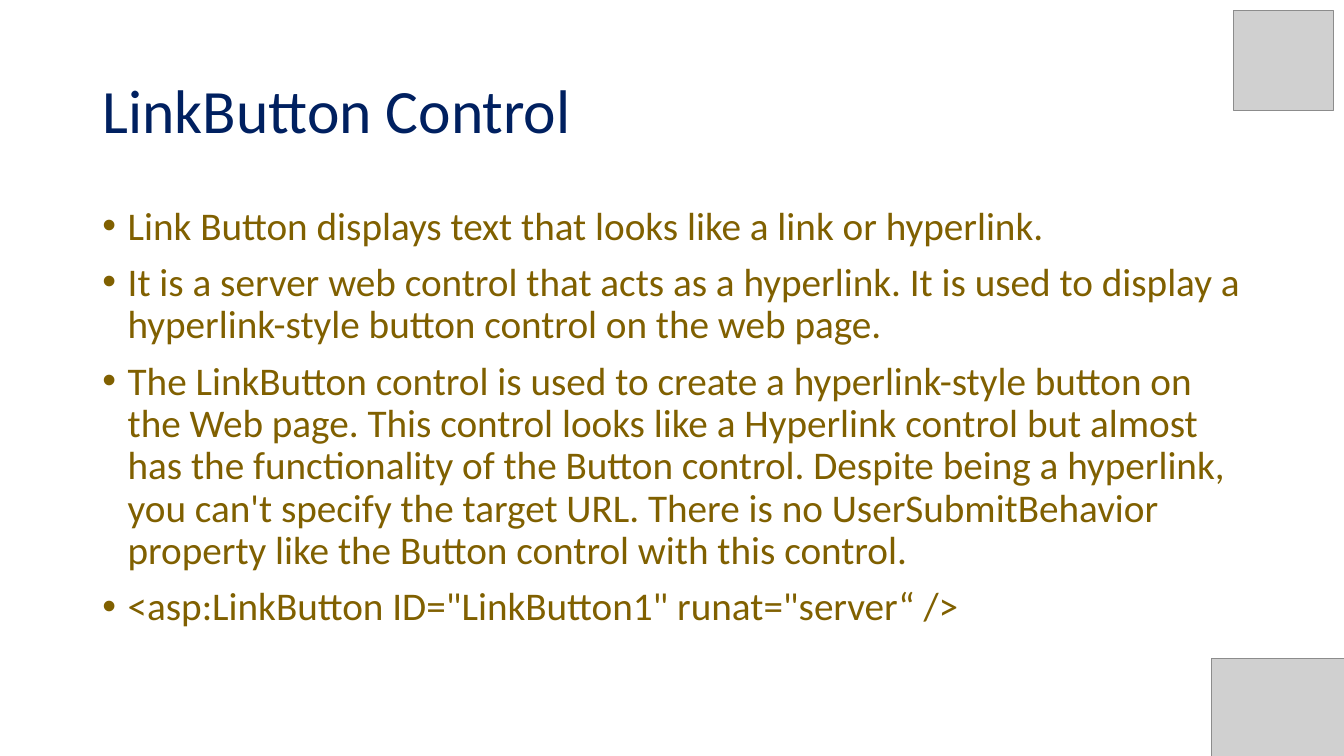
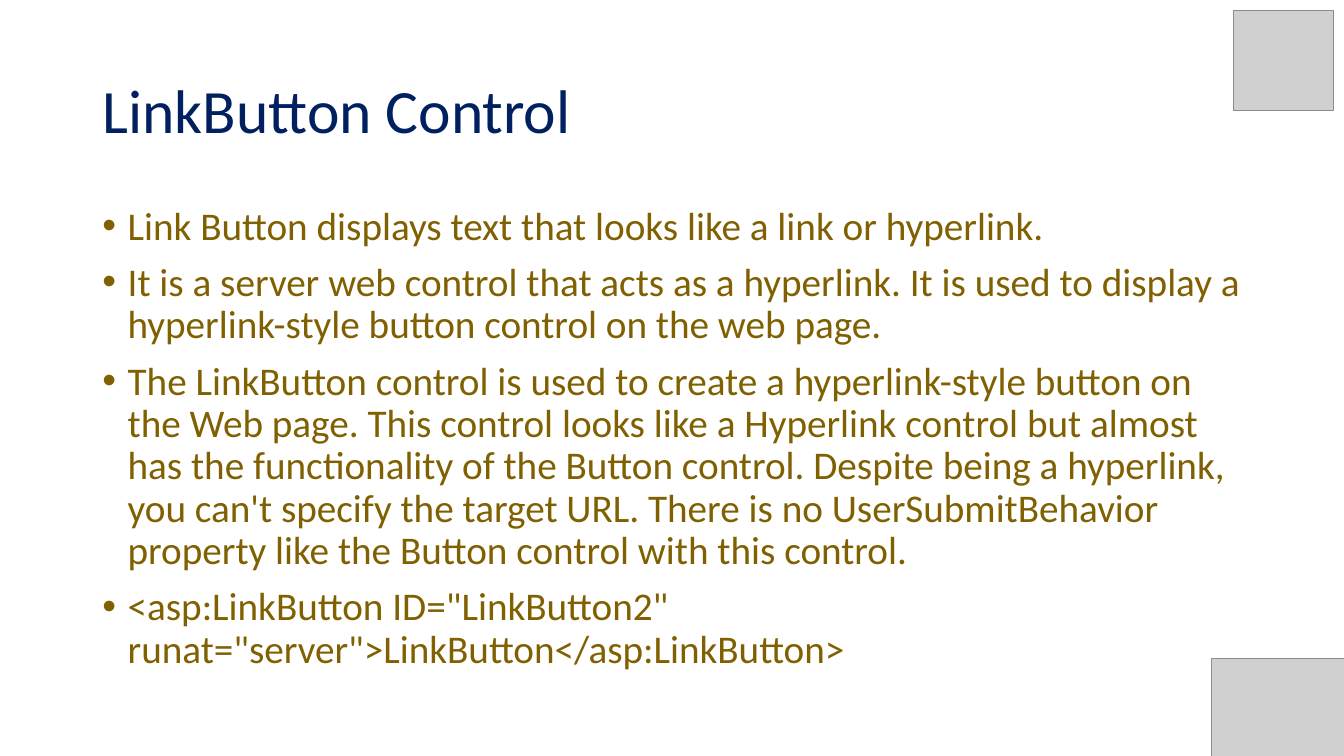
Before and after one commit to dpgohel/dpgohel.github.io, a slide deck: slide 5 of asp/unit-2/2_button.pptx. Drawn at 1344x756 pixels with LibreOffice and Linux fonts; fonts in the diff are those of the drawing; grey boxes stand for pictures. Boxes give left, top, right and bottom in pixels: in the first picture for what was removed or moved away, otherwise in the second. Text is boxed around its words. In the diff, an @@ line names an element or a change of style, - is before the commit and + after.

```diff
--- a/asp/unit-2/2_button.pptx
+++ b/asp/unit-2/2_button.pptx
@@ text at [128,592,845,670]: text changed @@
-• <asp:LinkButton ID="LinkButton1" runat="server“ />
+• <asp:LinkButton ID="LinkButton2" runat="server">LinkButton</asp:LinkButton>
```
Also in this commit, not shown: 1 other file.
